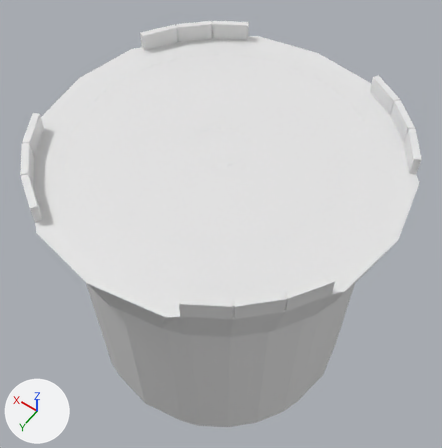
The FBX model Assets/Models/Pillar.fbx, before and after one commit.
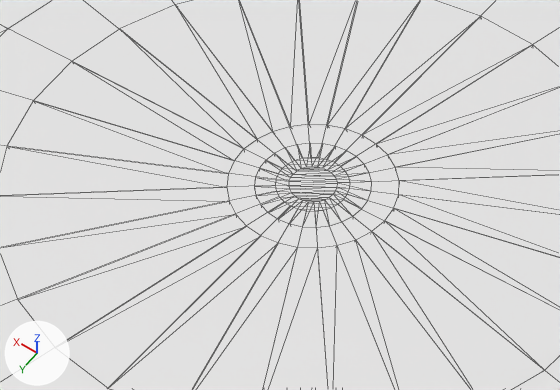
Each version is shown whole from a 50 mm camera at (-19.2, 26.8, 33.1) aimed at (0.6, -0.9, -10.5), then close up on the part from 23% to 71% of the width and 18% to 51% of the height. Arrows for +X, +Y and +Z are at lower left; the lights stay in place. The close-ups show mesh edges as thin lines. Where no turn or scale is listed for an object, it has been applied to the vertices.

The older version as bpy lines, for what is in view:
```python
me_mesh = bpy.data.meshes.new('Mesh')
me_mesh.from_pydata(...)  # 680 vertices, 1218 faces; spans x -14.6..14.6, y -14.6..14.6, z -18.0..1.5
me_mesh_001 = bpy.data.meshes.new('Mesh.001')
me_mesh_001.from_pydata(...)  # 56 vertices, 41 faces; spans x -13.3..13.3, y -13.3..13.3, z 0.0
ob_floor = bpy.data.objects.new('Floor', me_mesh)
ob_floor.location = (0.0, 0.0, 0.0)
ob_graving = bpy.data.objects.new('Graving', me_mesh_001)
ob_graving.location = (0.0, 0.0, -0.03)
```
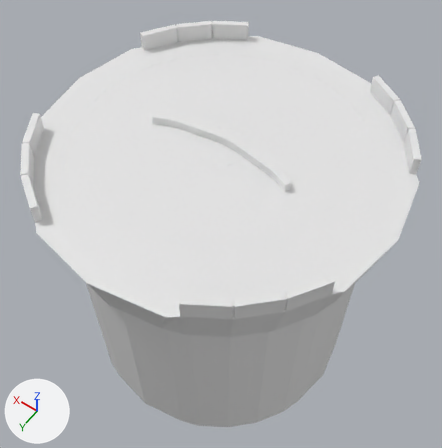
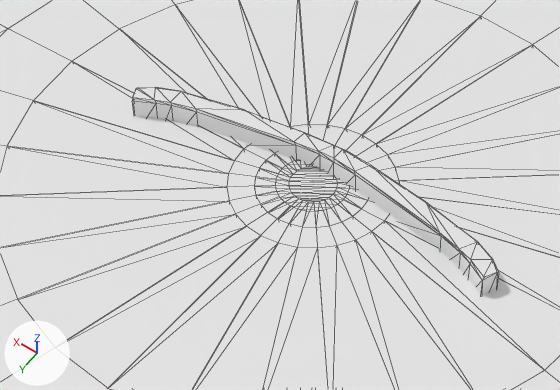
Location of each change, [x1, y1, x2, y2] in pixels of the close-ups (560 x 390 px):
'DeathWall', added: after [132, 87, 499, 295]

Edits to the bpy script that builds the scene:
```text
Add me_mesh_005:
    me_mesh_005.from_pydata(...)  # 100 vertices, 196 faces; spans x -6.4..6.19, y -1.13..0.81, z -0.83..0.68
Add ob_deathwall:
    ob_deathwall = bpy.data.objects.new('DeathWall', me_mesh_005)
    ob_deathwall.location = (0.0, 0.0, 0.0)
```
